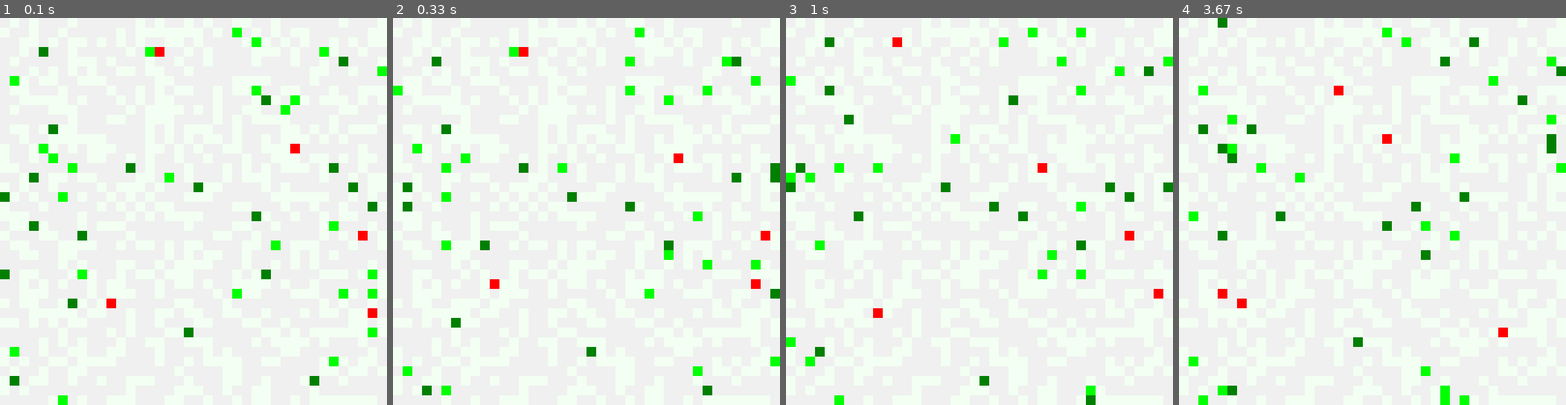
Above: before the commit, frames 1-4 (left to right).
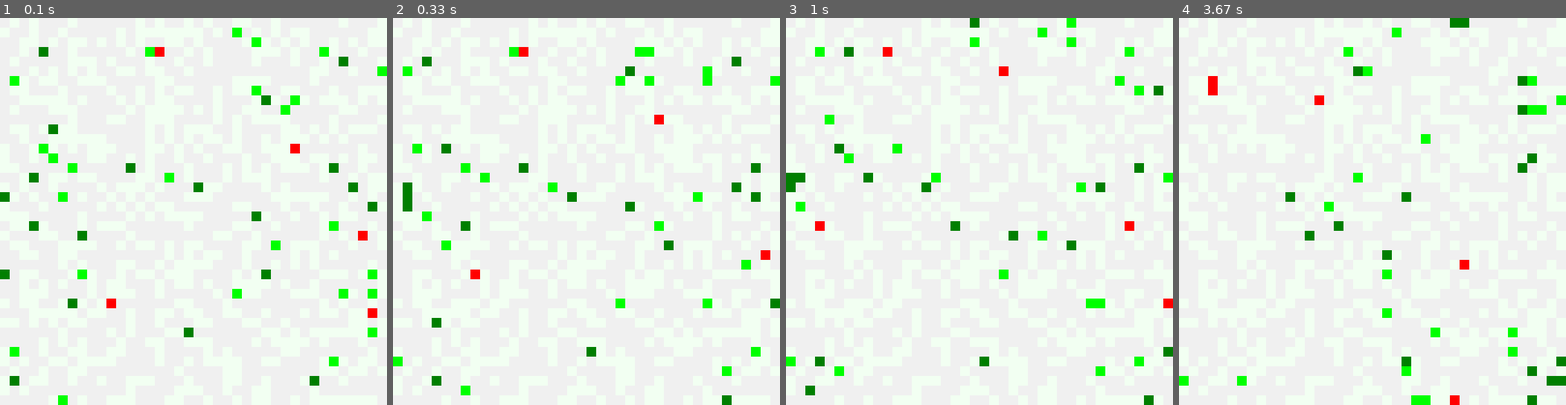
Above: after the commit, the same moments.

Repository: snisarg/263C
Game: pygame game, started from game.py
Same seed, same stepped clock (60 frames per second), same inputs: the game is played once before the commit and once after it. The source is Python 2; it was converted automatically to run under Python 3.
Inputs:
- Up to frame 1 (0.1 s): no input
- Up to frame 2 (0.33 s): no input
- Up to frame 3 (1 s): no input
- Up to frame 4 (3.67 s): no input

Frame 1 is identical in both runs. In frame 2, 4.4% of the frame differs, in the area x 0-100%, y 2-100%; in frame 3, 5.6%, in the area x 0-100%, y 0-100%; in frame 4, 5.6%.

Commit message:
Predator hungry threshold increased.

Diff:
--- a/animat.py
+++ b/animat.py
@@ -171,7 +171,7 @@
         Animat.__init__(self)
         self.position = [x, y]
         self.energy = random.randint(600, 1000)
-        self.hunger_threshold = 700
+        self.hunger_threshold = 1000
         self.wait_time = 0
 
     # Returns animat closest to predator's positions
